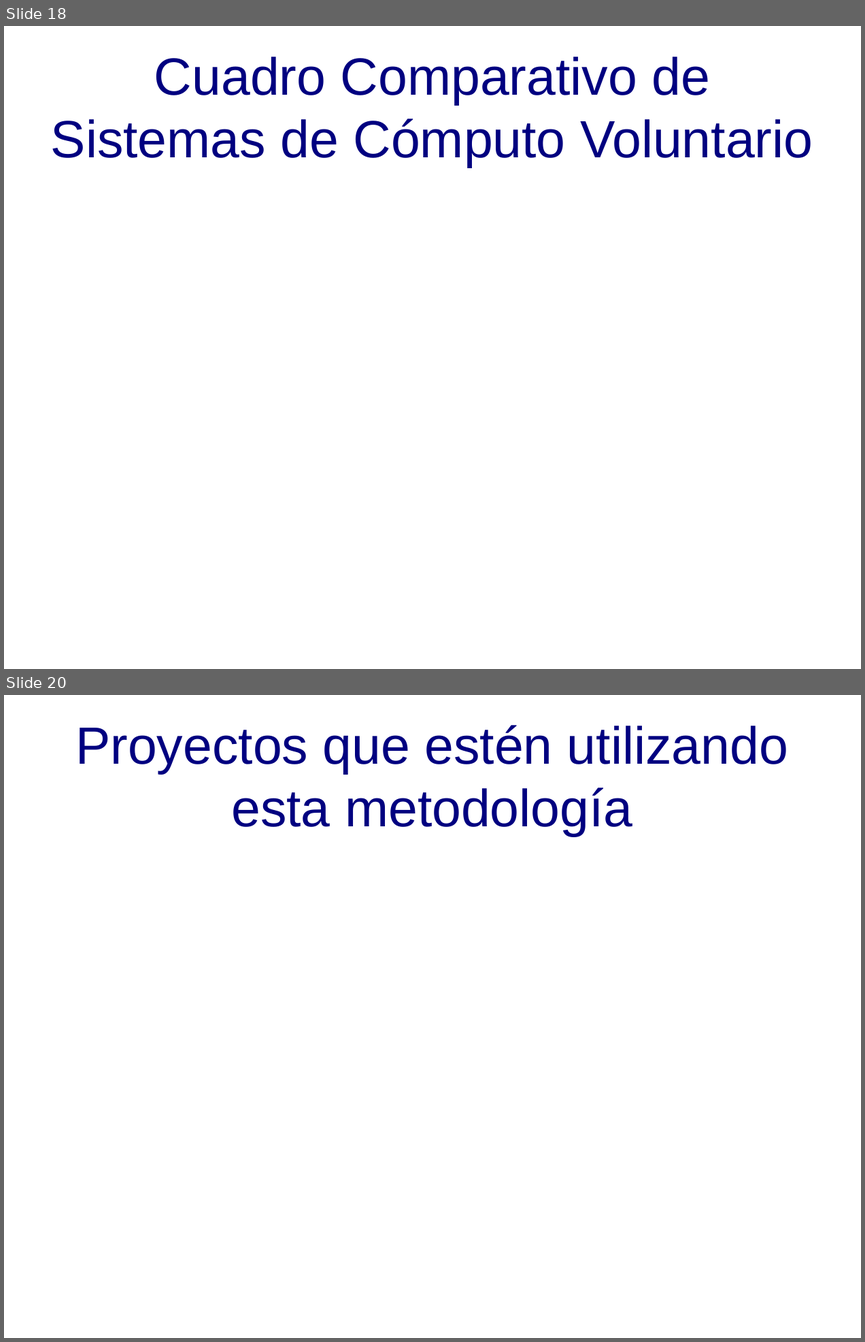
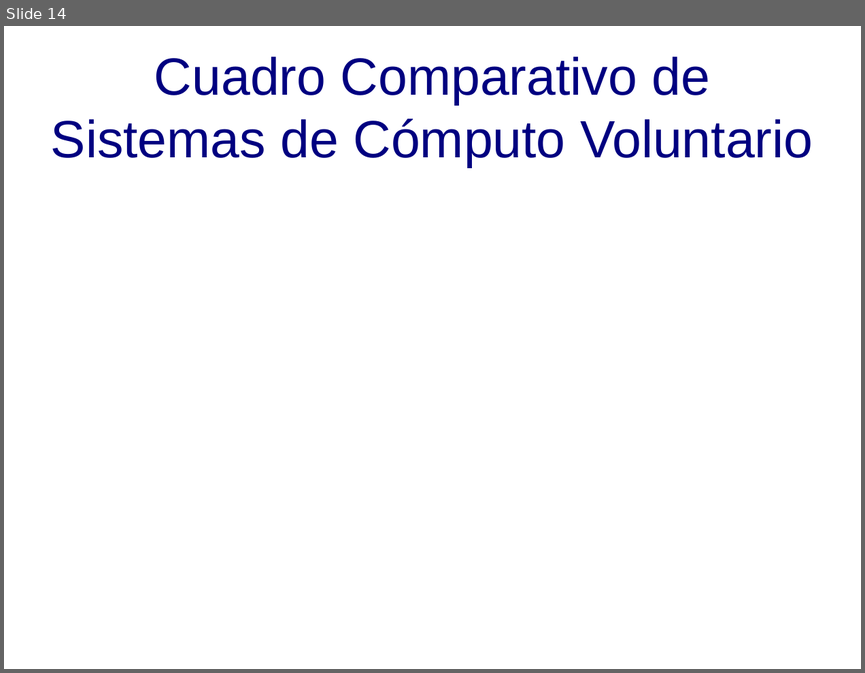
Before and after one commit to DesignJuggler/fasdkfjhasdlkjfhasldkjhfalsjdfasdf, a slide deck: TFI_Jorge_Sanchez_Presentacion.odp. Shown one above the other, each under a label of ours: slides 18 and 20 before the commit, slide 14 after it; the slides between them are not shown. The pictures are 865x1342 and 865x673 pixels, drawn with LibreOffice and Linux fonts; fonts in the diff are those of the drawing; background and template pictures are left out. Boxes give left, top, right and bottom in pixels: in the first picture for what was removed or moved away, otherwise in the second. Text is boxed around its words. In the diff, an @@ line names an element or a change of style, - is before the commit and + after.

```diff
--- a/TFI_Jorge_Sanchez_Presentacion.odp
+++ b/TFI_Jorge_Sanchez_Presentacion.odp
@@ slide 20 removed at box(4, 695, 861, 1338), background picture (left out) @@
@@ title removed at box(75, 725, 788, 836) @@
-Proyectos que estén utilizando esta metodología
@@ what was slide 18 is now slide 14 @@
```
Also in this commit, not shown: 1 slide changed, 3 slides added, 7 other slides removed.
